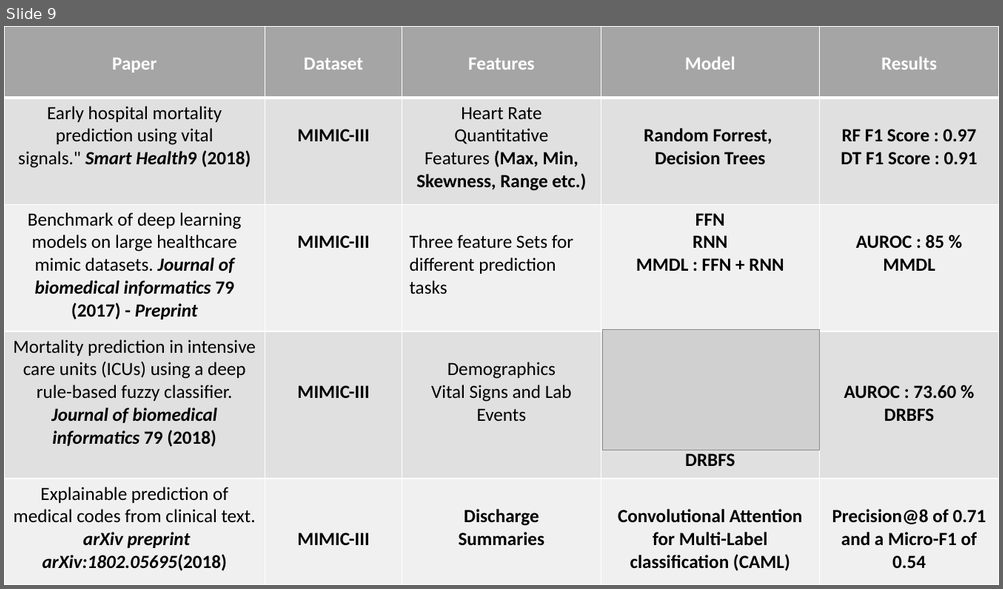
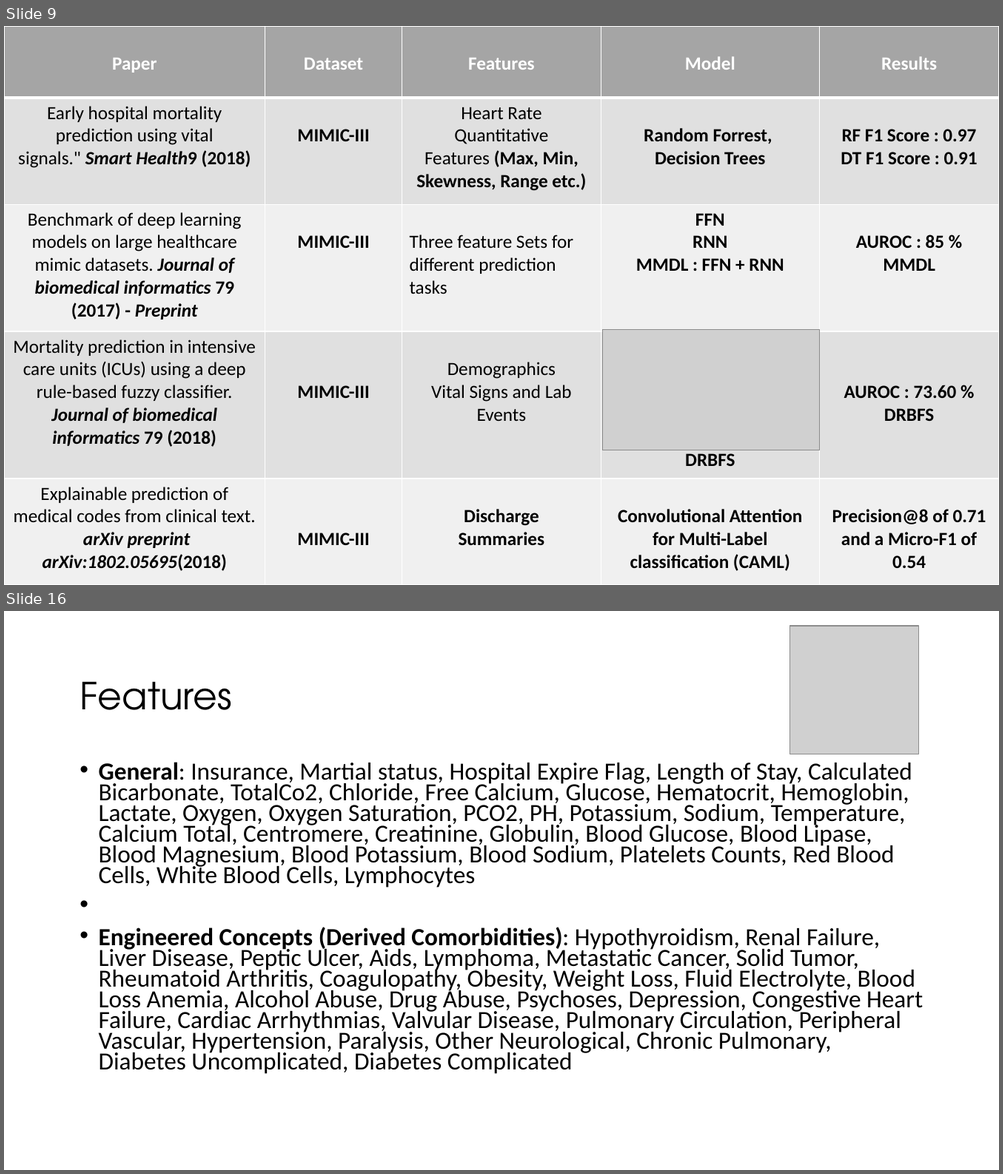
Before and after one commit to fmqbl/Predicting-Post-Procedural-Complications-Using-MIMICIII, a slide deck: ClinicalOutcomes.pptx. Shown one above the other, each under a label of ours: slide 9 before the commit, slides 9 and 16 after it; the slides between them are not shown. The pictures are 1003x589 and 1003x1174 pixels, drawn with LibreOffice and Linux fonts; fonts in the diff are those of the drawing; grey boxes stand for pictures. Boxes give left, top, right and bottom in pixels: in the first picture for what was removed or moved away, otherwise in the second. Text is boxed around its words. In the diff, an @@ line names an element or a change of style, - is before the commit and + after.

```diff
--- a/ClinicalOutcomes.pptx
+++ b/ClinicalOutcomes.pptx
@@ slide 16 added at (x1=4, y1=611, x2=999, y2=1170), background #FFFFFF @@
@@ picture added at (x1=791, y1=626, x2=919, y2=755) @@
@@ title added at (x1=79, y1=681, x2=231, y2=710), 36 pt, text #000000 @@
+Features
@@ text added at (x1=99, y1=762, x2=922, y2=1074), 23.8 pt, text #000000 @@
+• General: Insurance, Martial status, Hospital Expire Flag, Length of Stay, Calculated Bicarbonate, TotalCo2, Chloride, Free Calcium, Glucose, Hematocrit, Hemoglobin, Lactate, Oxygen, Oxygen Saturation, PCO2, PH, Potassium, Sodium, Temperature, Calcium Total, Centromere, Creatinine, Globulin, Blood Glucose, Blood Lipase, Blood Magnesium, Blood Potassium, Blood Sodium, Platelets Counts, Red Blood Cells, White Blood Cells, Lymphocytes
+• Engineered Concepts (Derived Comorbidities): Hypothyroidism, Renal Failure, Liver Disease, Peptic Ulcer, Aids, Lymphoma, Metastatic Cancer, Solid Tumor, Rheumatoid Arthritis, Coagulopathy, Obesity, Weight Loss, Fluid Electrolyte, Blood Loss Anemia, Alcohol Abuse, Drug Abuse, Psychoses, Depression, Congestive Heart Failure, Cardiac Arrhythmias, Valvular Disease, Pulmonary Circulation, Peripheral Vascular, Hypertension, Paralysis, Other Neurological, Chronic Pulmonary, Diabetes Uncomplicated, Diabetes Complicated
```
Also in this commit, not shown: 6 slides changed, 18 other slides added, 14 slides removed, 1 other file.
